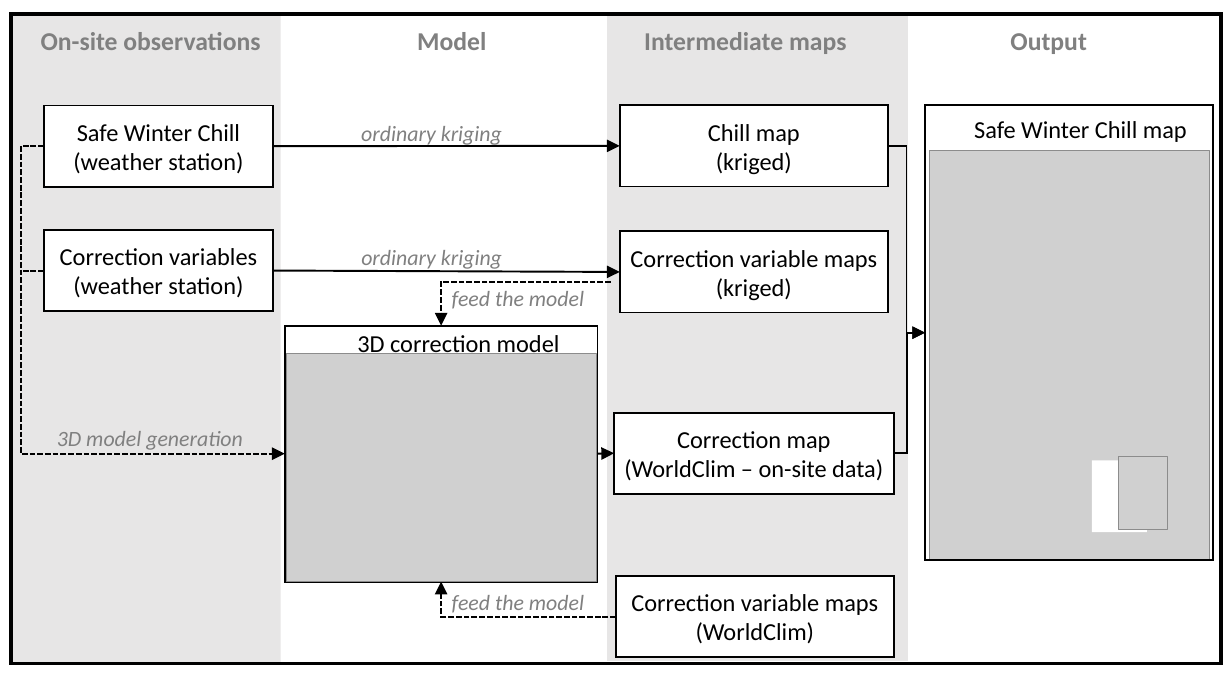
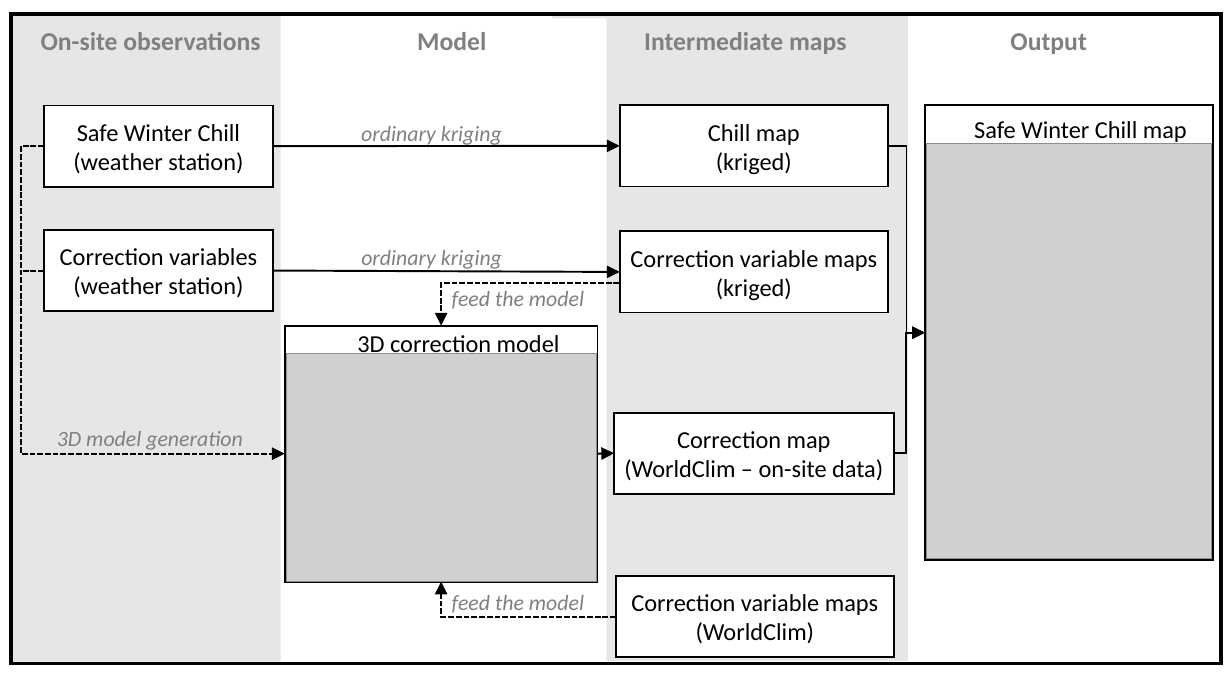
Before and after one commit to EduardoFernandezC/chill_south_america, a slide deck: slide 2 of figures/interpolation_concept.pptx. Drawn at 1232x693 pixels with LibreOffice and Linux fonts; fonts in the diff are those of the drawing; grey boxes stand for pictures. Boxes give left, top, right and bottom in pixels: in the first picture for what was removed or moved away, otherwise in the second. Text is boxed around its words. In the diff, an @@ line names an element or a change of style, - is before the commit and + after.

```diff
--- a/figures/interpolation_concept.pptx
+++ b/figures/interpolation_concept.pptx
@@ rectangle: place and size @@
-rectangle at [290, 14, 607, 664]
+rectangle at [290, 18, 607, 668]
@@ picture: place and size @@
-picture at [930, 151, 1210, 561]
+picture at [927, 144, 1212, 559]
@@ elbow arrow moved from (611, 282) - (441, 325) to (619, 283) - (441, 325) @@
@@ rectangle removed at [1092, 460, 1148, 532] @@
@@ picture removed at [1119, 457, 1168, 530] @@
```
Also in this commit, not shown: 9 other files.
